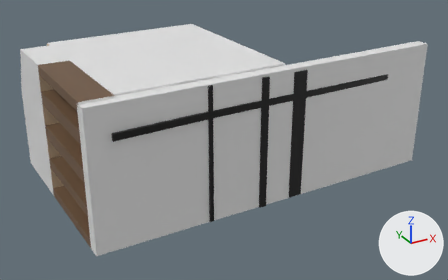
An edit to the FBX model Assets/Models/World/Props/LargeWardrobe.fbx, drawn before and after from the same camera.
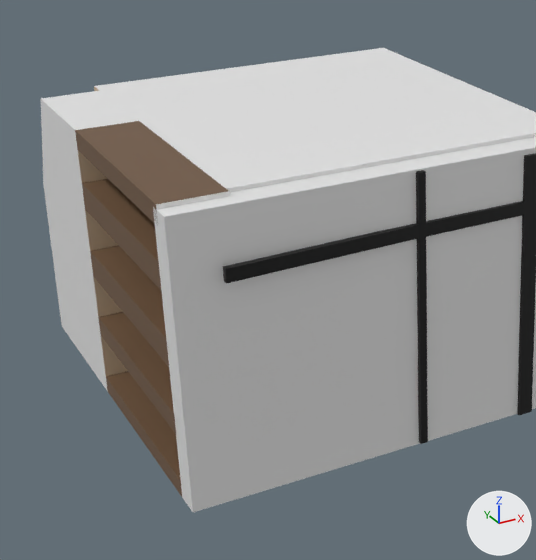
Each version appears first whole from a 50 mm lens placed at (-4.62, -20.73, 10.93), pointed at (6.95, 0.31, 0.41), and next in a close-up on the part from 0% to 60% of the width and 0% to 100% of the height. The axes (+X, +Y, +Z) are drawn at lower right. The lights are the same throughout. Where no turn or scale is listed for an object, it has been applied to the vertices.

Names of what the first close-up shows: 'Cube', 'LargeWardrobe'.
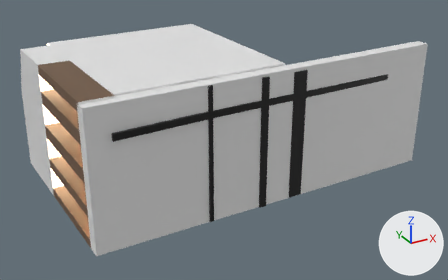
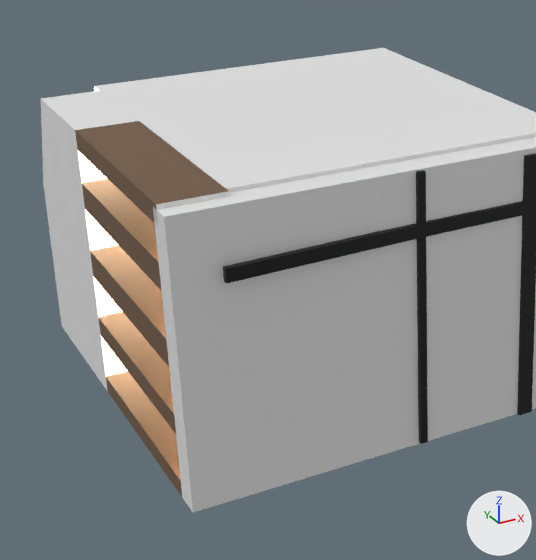
Location of each change, (x1, y1, x2, y2) in pixels of the close-ups (536 x 560 px):
'LargeWardrobe', recoloured, surface changed: (74, 85, 184, 483) in both

What changed in the scene script:
```text
Change mat_material_321:
    add mat_material_321.emission_color = (0.604, 0.451, 0.305)  # beige #ccb396
    add mat_material_321.emission_strength = 8.5
```
